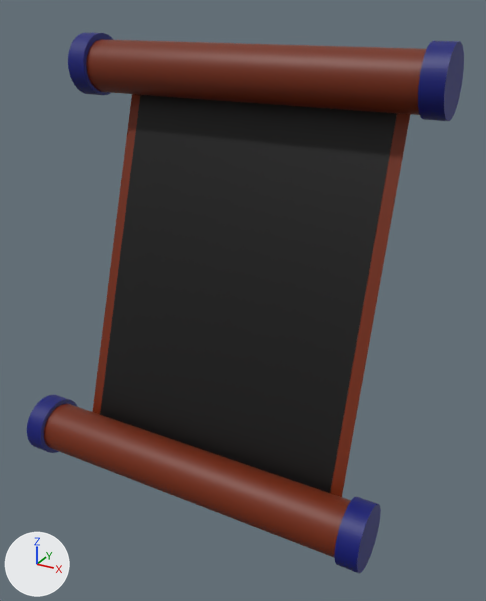
The Blender file technical_task_scroll/blender/scroll.blend, before and after one commit.
The view is the same before and after, from a camera (50 mm lens) standing at (23.2, -40.8, 18.7) and looking at (2.0, -2.2, -0.6). The axes (+X, +Y, +Z) are drawn at lower left. The lights are the same throughout.
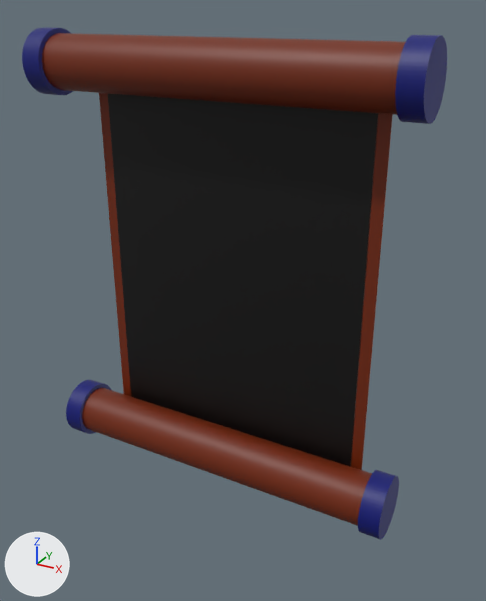
Where the change shows, as pixel boxes [x1, y1, x2, y2] in the pictures (486 x 601 px):
'Scroll_active_area', turned
    before: [100, 95, 397, 493]
    after: [108, 93, 378, 467]
'Cylinder.001', moved
    before: [44, 403, 351, 557]
    after: [82, 388, 372, 526]
'Cylinder.003', moved
    before: [86, 39, 427, 115]
    after: [42, 33, 406, 115]
'Scroll_active_area.001', moved, turned
    before: [92, 94, 410, 497]
    after: [99, 93, 393, 470]
'Cylinder.002', moved
    before: [418, 41, 464, 121]
    after: [395, 35, 447, 124]
'Cylinder.006', moved
    before: [334, 497, 381, 573]
    after: [358, 470, 399, 540]
'Cylinder.004', moved
    before: [68, 33, 113, 95]
    after: [22, 28, 73, 95]
'Cylinder.005', moved
    before: [27, 395, 78, 453]
    after: [66, 380, 111, 434]

The change in detail:
Object 'Scroll_active_area' (ob_scroll_active_area) turns from (-18, 0, 0) to (0, 0, 0) degrees about x, y and z.
Object 'Cylinder.001' (ob_cylinder_001) moves from (0.13, -7.1, -13.05) to (0.13, -2.66, -13.88).
Object 'Scroll_active_area.001' (ob_scroll_active_area_001) turns from (-18, 0, 0) to (0, 0, 0) degrees about x, y and z.
Object 'Scroll_active_area.001' (ob_scroll_active_area_001) moves from (0.31, -0.94, 0.12) to (0.31, -0.87, 0.54).
Object 'Cylinder.002' (ob_cylinder_002) moves from (13.31, 1.84, 14.47) to (13.31, -2.66, 14.94).
Object 'Cylinder.003' (ob_cylinder_003) moves from (0.13, 1.81, 14.37) to (0.13, -2.66, 14.94).
Object 'Cylinder.004' (ob_cylinder_004) moves from (-13.12, 1.84, 14.47) to (-13.12, -2.66, 14.94).
Object 'Cylinder.005' (ob_cylinder_005) moves from (-13.12, -7.1, -13.04) to (-13.12, -2.66, -13.89).
Object 'Cylinder.006' (ob_cylinder_006) moves from (13.31, -7.1, -13.04) to (13.31, -2.66, -13.89).
